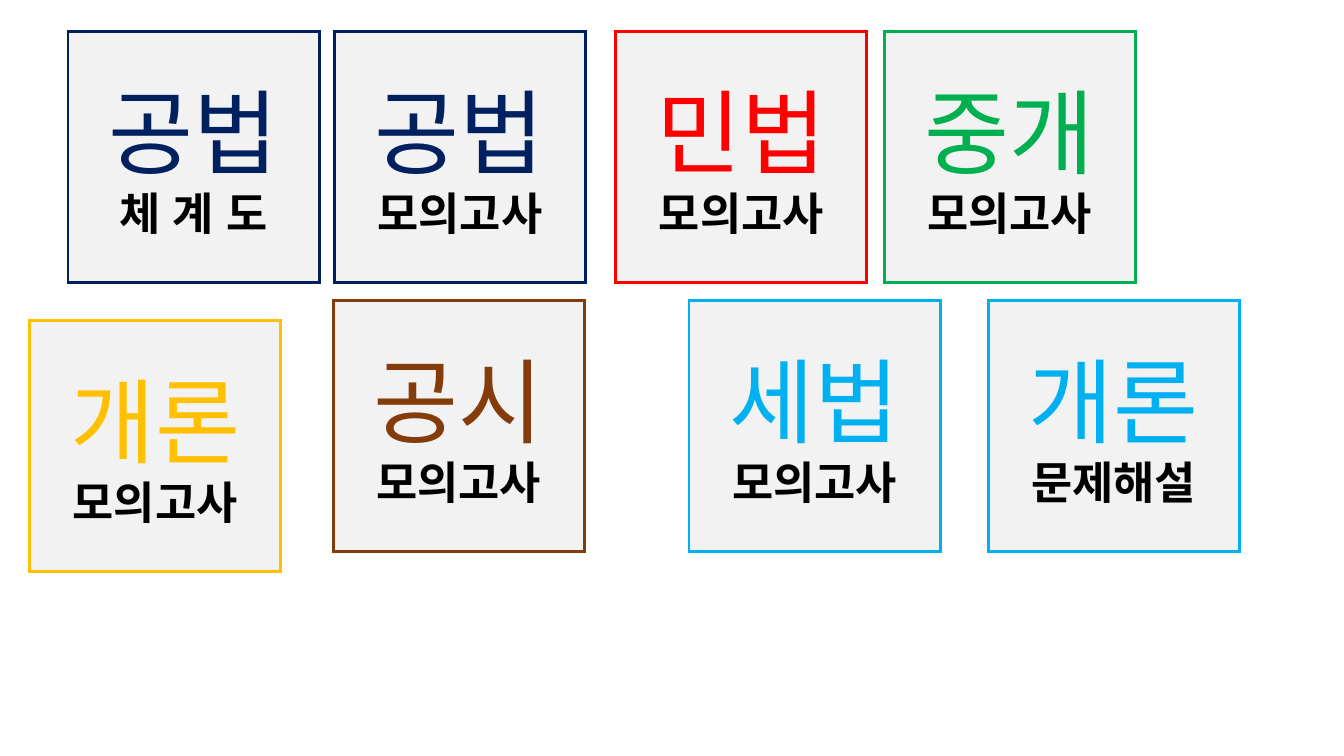
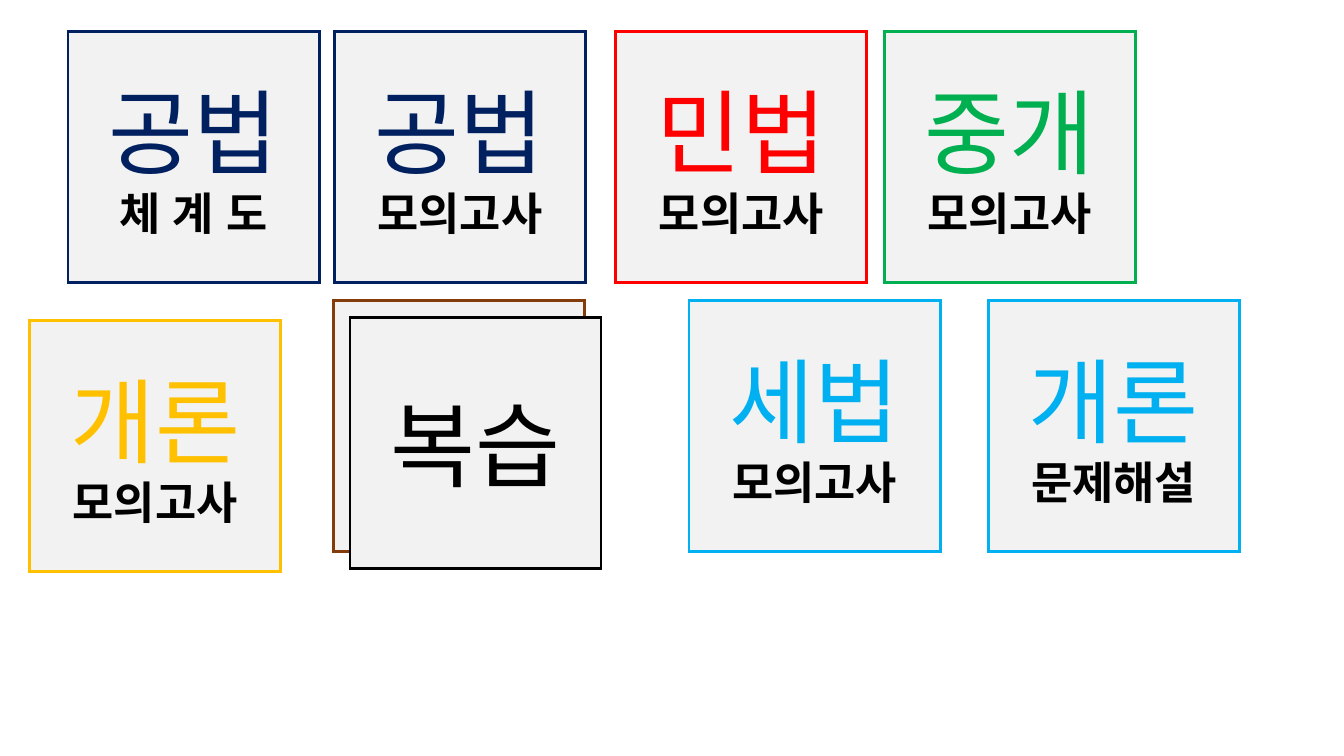
Before and after one commit to choisinho/blog_study, a slide deck: slide 2 of budongsan/프레젠테이션1.pptx. Drawn at 1344x756 pixels with LibreOffice and Linux fonts; fonts in the diff are those of the drawing. Boxes give left, top, right and bottom in pixels: in the first picture for what was removed or moved away, otherwise in the second. Text is boxed around its words. In the diff, an @@ line names an element or a change of style, - is before the commit and + after.

```diff
--- a/budongsan/프레젠테이션1.pptx
+++ b/budongsan/프레젠테이션1.pptx
@@ rectangle added at bbox=[350, 318, 601, 569], fill #F2F2F2, outline #000000 2 pt, 66 pt, text #000000 @@
+복습
```
Also in this commit, not shown: 1 other slide changed, 5 slides added.
